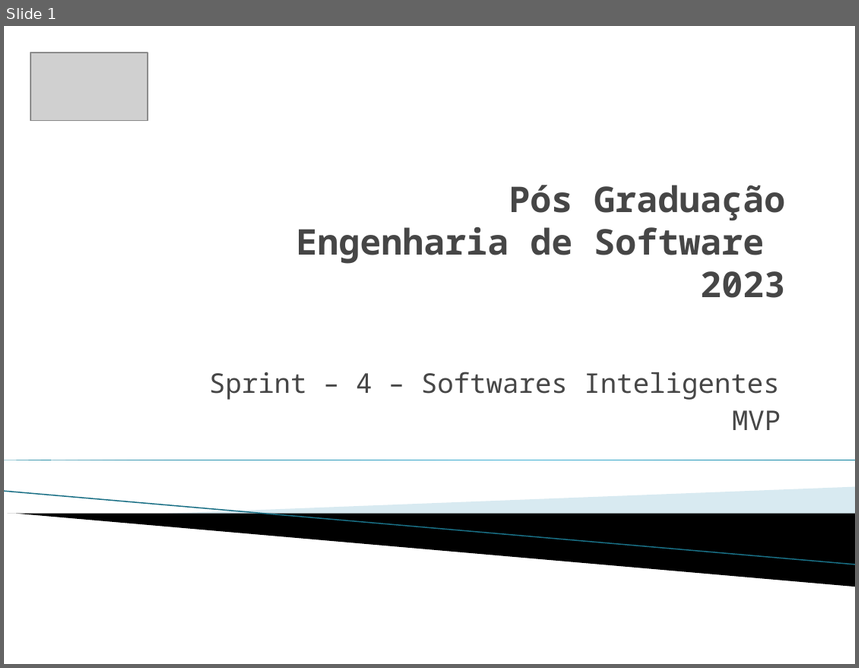
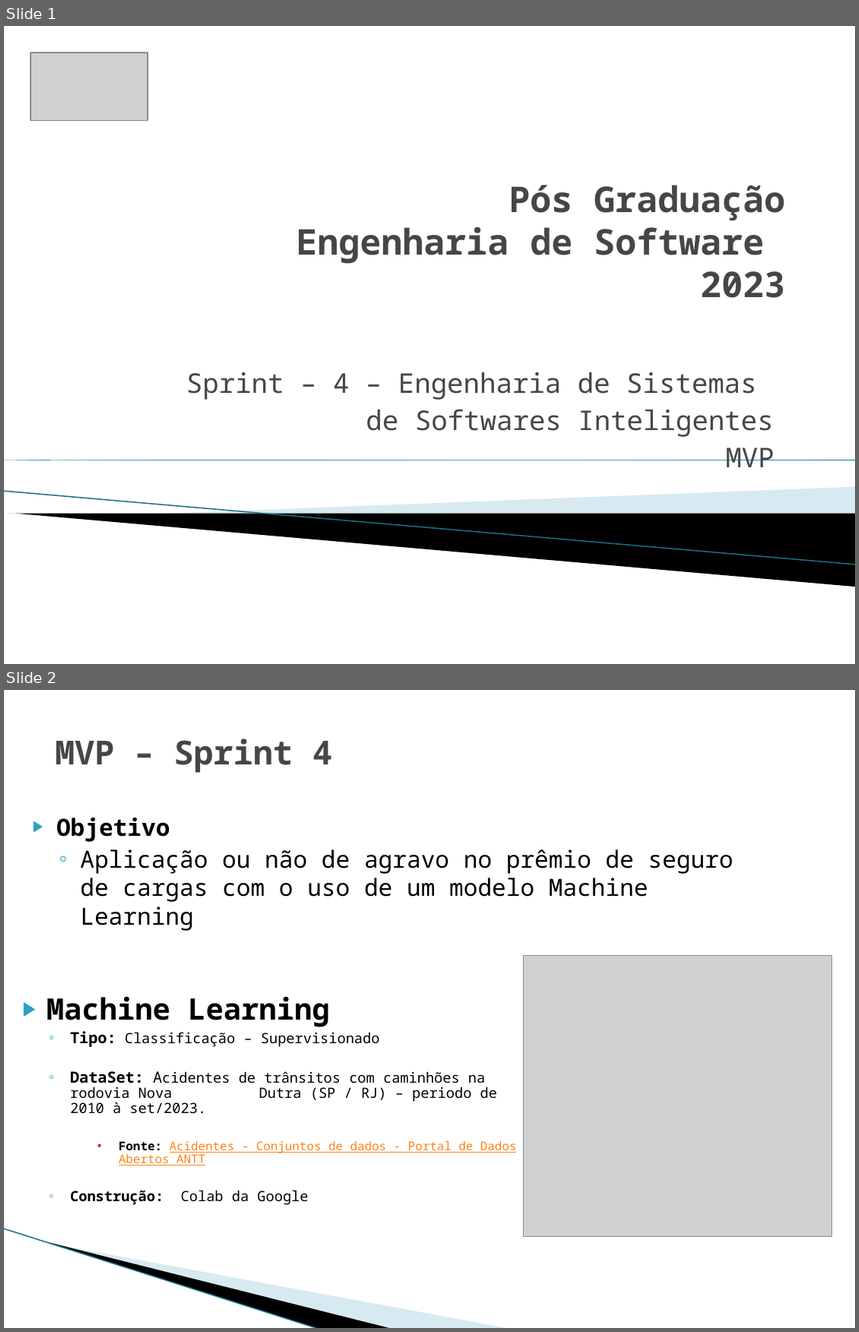
Before and after one commit to Etyonamine/puc-rio-mvp-sprint-04-front-end, a slide deck: documentacao/Apresentação1.pptx. Shown one above the other, each under a label of ours: slide 1 before the commit, slides 1 and 2 after it. The pictures are 859x668 and 859x1332 pixels, drawn with LibreOffice and Linux fonts; fonts in the diff are those of the drawing; grey boxes stand for pictures; background and template pictures are left out. Boxes give left, top, right and bottom in pixels: in the first picture for what was removed or moved away, otherwise in the second. Text is boxed around its words. In the diff, an @@ line names an element or a change of style, - is before the commit and + after.

```diff
--- a/documentacao/Apresentação1.pptx
+++ b/documentacao/Apresentação1.pptx
@@ slide 2 added at bbox=[4, 690, 855, 1328], background #FFFFFF @@
@@ title added at bbox=[55, 739, 332, 773], 28 pt, text #464646, bold @@
+MVP – Sprint 4
@@ text added at bbox=[56, 818, 734, 931], 20 pt, text #000000 @@
+▶ Objetivo
+  ◦ Aplicação ou não de agravo no prêmio de seguro de cargas com o uso de um modelo Machine Learning
@@ picture added at bbox=[523, 955, 832, 1237] @@
@@ text added at bbox=[47, 997, 517, 1205], 12 pt, text #000000 @@
+▶ Machine Learning
+  ◦ Tipo: Classificação – Supervisionado
+  ◦ DataSet: Acidentes de trânsitos com caminhões na rodovia Nova Dutra (SP / RJ) – periodo de 2010 à set/2023.
+      • Fonte: Acidentes - Conjuntos de dados - Portal de Dados Abertos ANTT
+  ◦ Construção: Colab da Google
@@ freeform shape added at bbox=[70, 1156, 424, 1290], fill #A0CBDC at 40% opacity @@
@@ freeform shape added at bbox=[4, 1229, 353, 1307], fill #000000 @@
@@ line added from (4, 1229) to (320, 1328), #97C5D8 0.95 pt @@
@@ slide 1 changed as well @@
@@ subtitle "Sprint – 4 – Engenharia ...": place and size @@
-subtitle "Sprint – 4 – Engenharia ..." at bbox=[209, 372, 781, 430]
+subtitle "Sprint – 4 – Engenharia ..." at bbox=[186, 373, 775, 468]
@@ subtitle at bbox=[186, 373, 773, 437]: text changed @@
-Sprint – 4 – Softwares Inteligentes
+Sprint – 4 – Engenharia de Sistemas
+de Softwares Inteligentes
```
Also in this commit, not shown: 2 other slides changed, 1 other slide added, 4 slides removed, 1 other file.
